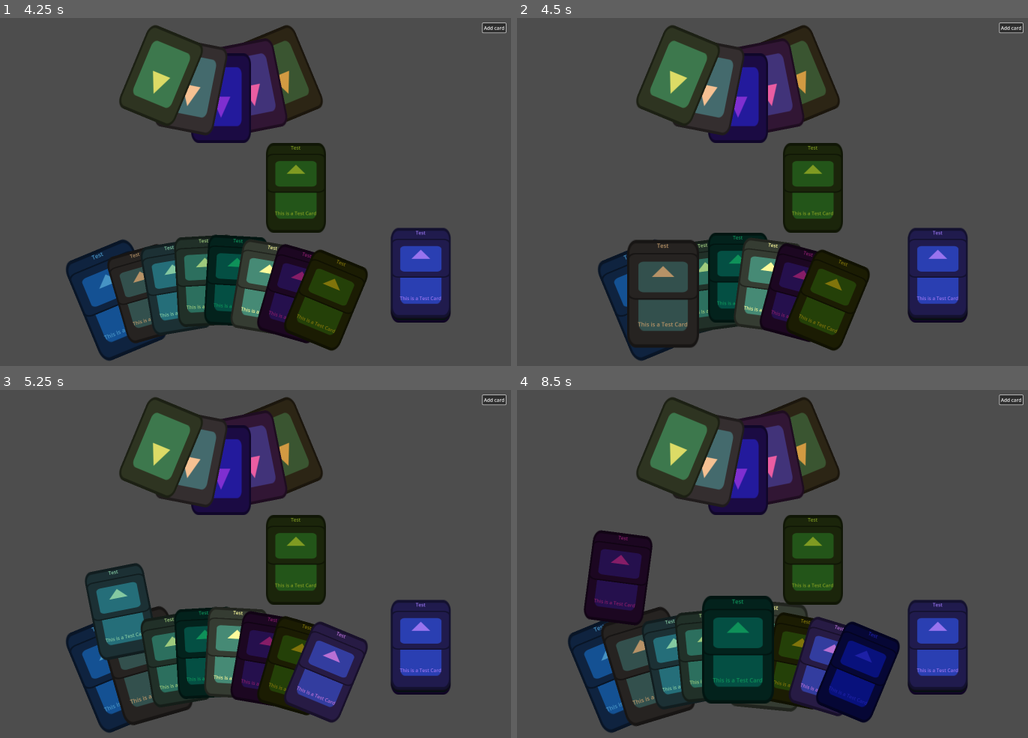
Above: before the commit, frames 1-4 (two rows, left to right).
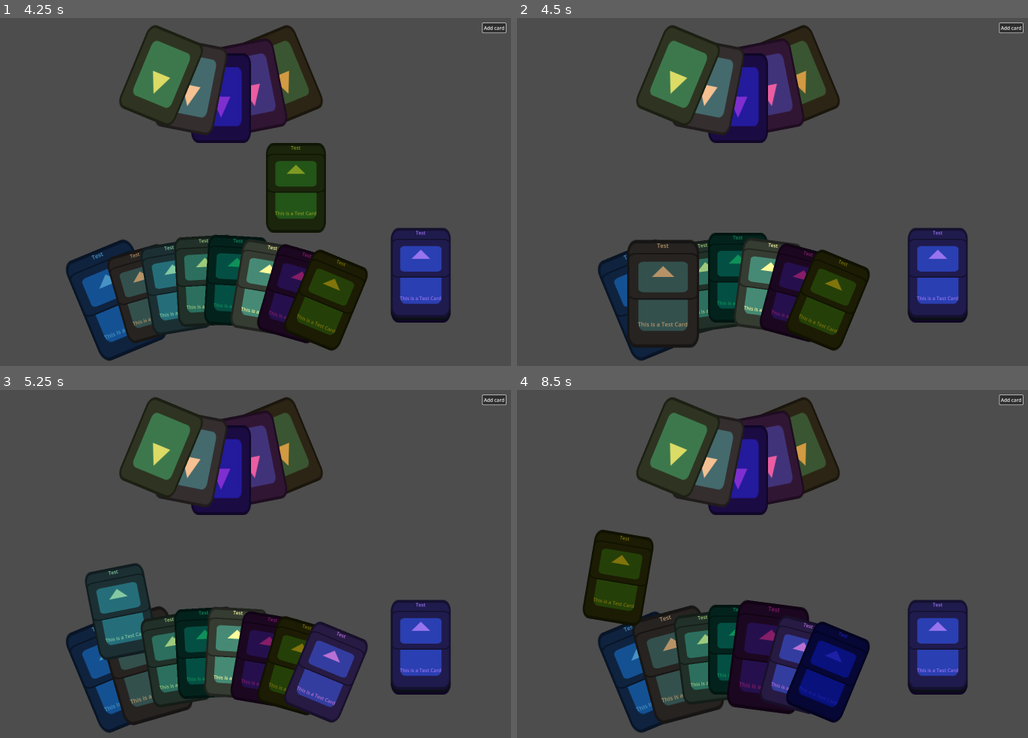
Above: after the commit, the same moments.

Repository: team-fow/hackathon
Game: Godot game, scene res://scenes/game/game.tscn
Two runs of this game, one before a commit and one after it. Both use one fixed random seed, a clock stepped at 60 frames per second and the inputs below. The engine's default icon, where the game draws it, is replaced by a stand-in: a white triangle on a blue panel in a dark square.
Inputs (mouse positions are in pixels of both pictures, inside the frame that each line leads up to):
- Up to frame 1 (4.25 s): click "Add card" at 0.5 s; click "Add card" at 1.25 s; click "Add card" at 2 s; tap Enter at 2.75 s; drag from (117, 299) to (281, 108) at 2.77 s; drag from (117, 299) to (189, 258) at 3.52 s
- Up to frame 2 (4.5 s): move the mouse to (665, 292) at 4.27 s; press the mouse at (665, 292) at 4.28 s
- Up to frame 3 (5.25 s): release the mouse at (148, 664) at 5 s; tap Space at 5 s; drag from (163, 664) to (40, 504) at 5.02 s
- Up to frame 4 (8.5 s): drag from (706, 654) to (767, 560) at 5.77 s; drag from (736, 651) to (649, 470) at 6.52 s; move the mouse to (767, 654) at 7.27 s; press the mouse at (767, 654) at 7.28 s; release the mouse at (767, 654) at 8 s; tap Enter at 8 s; drag from (782, 657) to (619, 577) at 8.02 s

Frame 1 is identical in both runs. In frame 2, 3.0% of the frame differs, in the area x 52-64%, y 35-62%; in frame 3, 3.0%; in frame 4, 20%, in the area x 9-75%, y 35-99%.

Commit message:
Card Played History (Fucked Up Tween)

Diff:
--- a/scenes/card_list/card_played.gd
+++ b/scenes/card_list/card_played.gd
@@ -6,6 +6,7 @@
 const MAX_FAN_ROTATION: float = PI / 8 ## Maximum rotation for fanning.
 const MAX_FAN_OFFSET: float = Card.SIZE.y / 4 ## Maximum vertical offset for fanning.
 const HOVERED_CARD_SCALE := Vector2(1.2, 1.2) ## Scaling applied to the currently hovered card.
+const TWEEN_DURATION: float = 0.1 ## Duration of tweening effects.
 
 var accepting_card = true
 
@@ -23,9 +24,20 @@
 	accepting_card = false
 
 
+func remove_card(card: Card) -> void:
+	super(card)
+	accepting_card = true
+
 # Handles grabbing cards.
 func _on_card_input(event: InputEvent, card: Card) -> void:
 	if event.is_action_pressed("click"):
 		remove_card(card)
 		send_to_hand.emit(card)
-		accepting_card = true
+
+
+# Smoothly animates positioning and rotating a card.
+func _tween_card(card: Card, pos: Vector2, rot: float) -> void:
+	var tween: Tween = get_tree().create_tween().set_parallel().set_trans(Tween.TRANS_CUBIC)
+	tween.tween_property(card, "position", pos, TWEEN_DURATION)
+	tween.tween_property(card, "rotation", rot, TWEEN_DURATION)
+	await tween.finished
--- /dev/null
+++ b/scenes/card_list/card_played_history.gd
@@ -0,0 +1,2 @@
+class_name CardPlayedHistory
+extends Deck
--- a/scenes/player/player.gd
+++ b/scenes/player/player.gd
@@ -9,6 +9,7 @@
 @onready var hand: Hand = $Hand
 @onready var deck: Deck = $Deck
 @onready var card_played: CardPlayed = $CardPlayed
+@onready var card_played_history: CardPlayedHistory = $CardPlayedHistory
 
 
 func _ready() -> void:
@@ -16,6 +17,8 @@
 	hand.position.y = view_rect.size.y/4.0
 	deck.position.y = view_rect.size.y/4.0
 	deck.position.x = view_rect.size.x/3.0
+	card_played_history.position = deck.position
+	card_played_history.position.x *= -1
 	card_played.position.x = view_rect.size.x/16.0
 	card_played.send_to_hand.connect(_send_card_to_hand)
 	hand.move_card_to_played.connect(_send_card_to_played)
@@ -50,6 +53,10 @@
 		card.reparent(card_played, true)
 		card.scale = Vector2.ONE
 		card_played.add_card(card)
+		await get_tree().create_timer(1.0).timeout
+		card_played._tween_card(card, card_played_history.position, 0)
+		card_played.remove_card(card)
+		card_played_history.add_card(card)
 	else:
 		hand._add_card_to_list(card, hand.held_card_idx)
 
--- a/scenes/player/player.tscn
+++ b/scenes/player/player.tscn
@@ -1,9 +1,10 @@
-[gd_scene load_steps=5 format=3 uid="uid://dqlbtioqk3m5q"]
+[gd_scene load_steps=6 format=3 uid="uid://dqlbtioqk3m5q"]
 
 [ext_resource type="Script" path="res://scenes/player/player.gd" id="1_g6b4q"]
 [ext_resource type="Script" path="res://scenes/card_list/hand.gd" id="2_jjdp4"]
 [ext_resource type="Script" path="res://scenes/card_list/deck.gd" id="3_5fsjs"]
 [ext_resource type="Script" path="res://scenes/card_list/card_played.gd" id="4_kj1xb"]
+[ext_resource type="Script" path="res://scenes/card_list/card_played_history.gd" id="5_iuisj"]
 
 [node name="Player" type="Node2D"]
 script = ExtResource("1_g6b4q")
@@ -16,3 +17,6 @@
 
 [node name="CardPlayed" type="Node2D" parent="."]
 script = ExtResource("4_kj1xb")
+
+[node name="CardPlayedHistory" type="Node2D" parent="."]
+script = ExtResource("5_iuisj")
